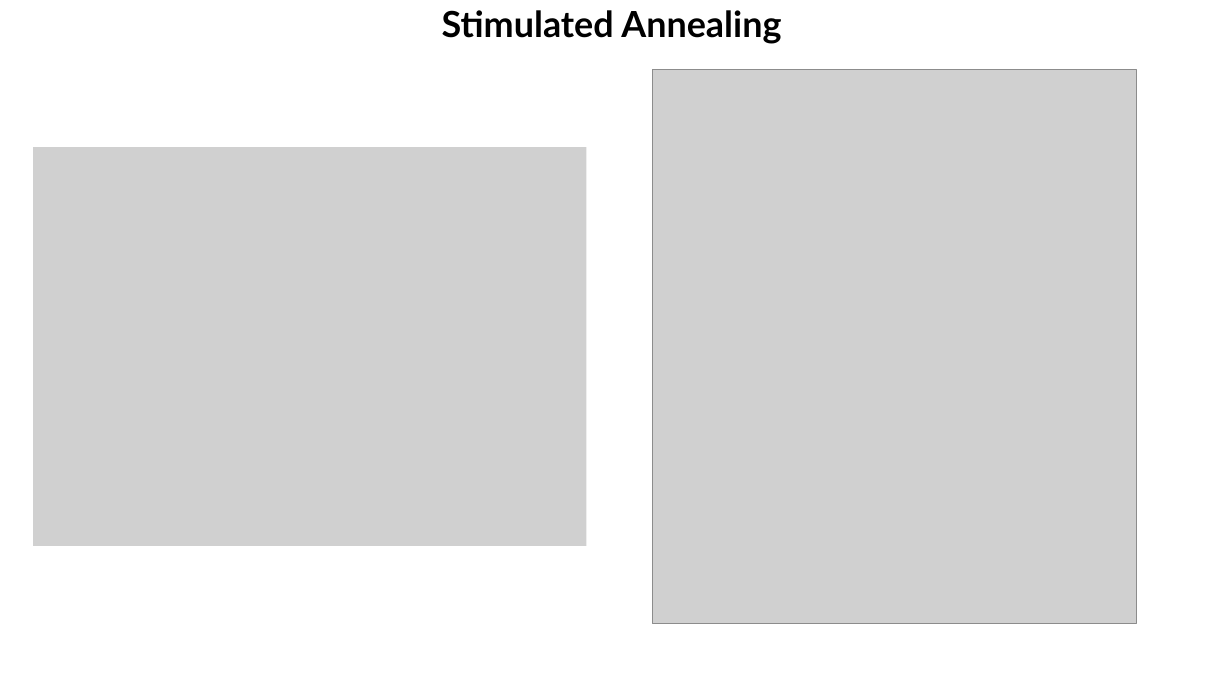
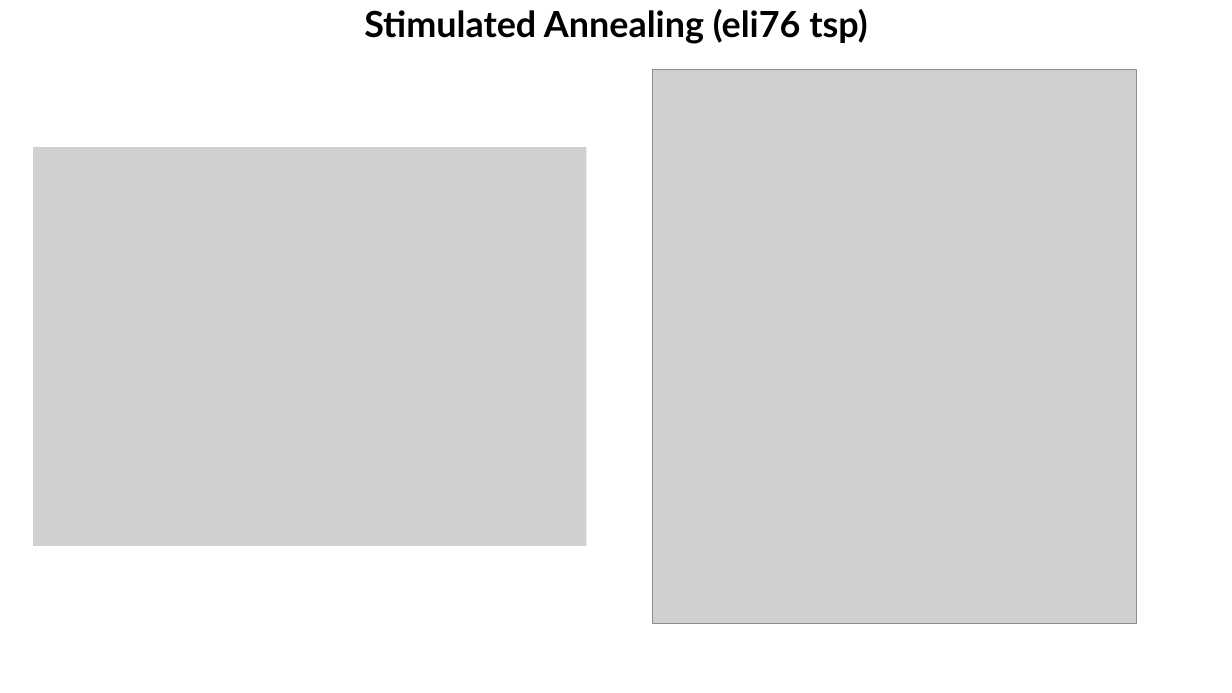
Before and after one commit to KowshikAllu/Search-and-Optimization-of-AI-algorithms, a slide deck: slide 5 of slides/AI_slides.pptx. Drawn at 1232x693 pixels with LibreOffice and Linux fonts; fonts in the diff are those of the drawing; grey boxes stand for pictures. Boxes give left, top, right and bottom in pixels: in the first picture for what was removed or moved away, otherwise in the second. Text is boxed around its words. In the diff, an @@ line names an element or a change of style, - is before the commit and + after.

```diff
--- a/slides/AI_slides.pptx
+++ b/slides/AI_slides.pptx
@@ text at [364,9,867,44]: text changed @@
-Stimulated Annealing
+Stimulated Annealing (eli76 tsp)
```
Also in this commit, not shown: 3 other slides changed, 1 other file.
